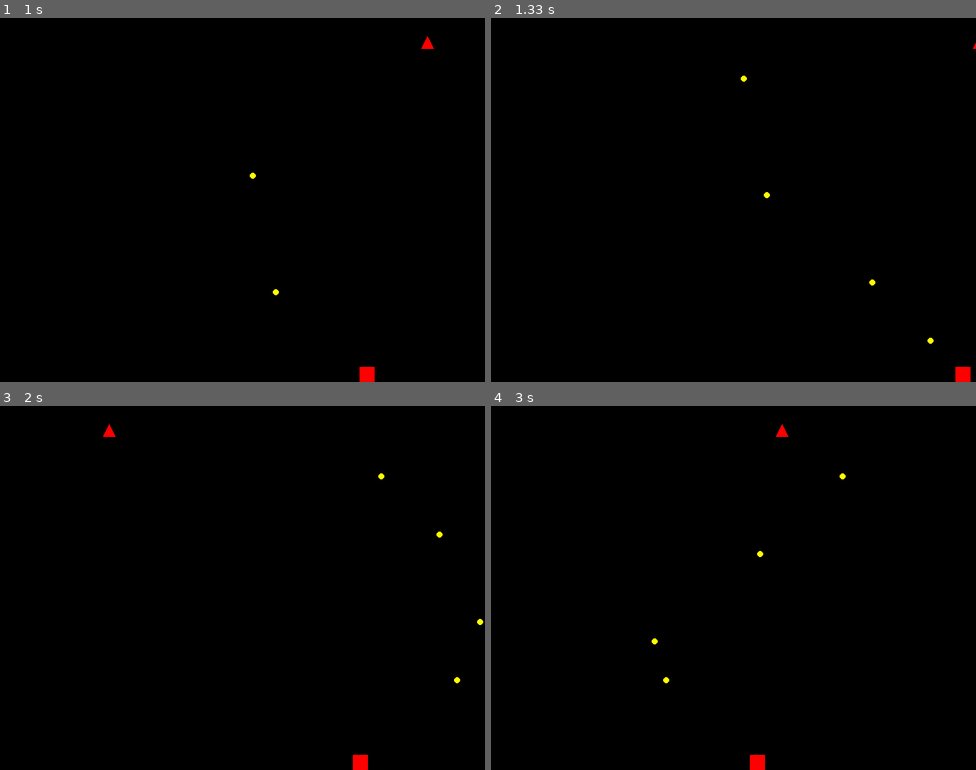
Above: before the commit, frames 1-4 (two rows, left to right).
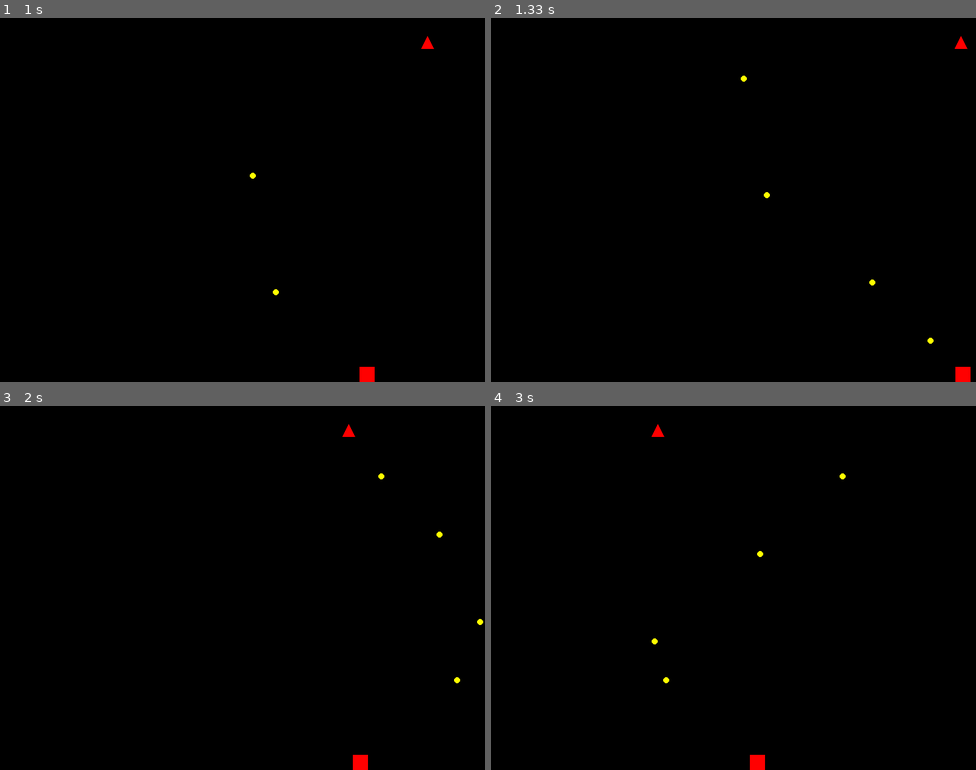
Above: after the commit, the same moments.

Repository: alderaan/Pygame-Space-Invaders
Game: pygame game, started from main.py
Same seed, same stepped clock (60 frames per second), same inputs: the game is played once before the commit and once after it.
Inputs:
- Up to frame 1 (1 s): tap Space at 0.33, 0.73 s; hold Right from 0.67 s (still down)
- Up to frame 2 (1.33 s): tap Space at 1.03, 1.23 s; release Right at 1.13 s; hold Right from 1.17 s (still down)
- Up to frame 3 (2 s): tap Space at 1.53, 1.73 s; release Right at 1.63 s; hold Left from 1.67 s (still down)
- Up to frame 4 (3 s): tap Space at 2.03, 2.3, 2.6, 2.73 s; release Left at 2.2 s; hold Left 2.23-2.63 s; hold Right from 2.67 s (still down)

Frame 1 is identical in both runs. In frame 2, less than 0.1% of the frame differs, in the area x 95-100%, y 5-9%; in frame 3, 0.1%, in the area x 21-74%, y 5-9%; in frame 4, 0.1%.

Commit message:
enemy moves left and right now

Diff:
--- a/enemy.py
+++ b/enemy.py
@@ -22,10 +22,8 @@
 
     def move(self):
         self.x += self.direction * ENEMY_SPEED
-        if self.x > SCREEN_WIDTH:
-            self.x = -self.width
-        elif self.x < -self.width:
-            self.x = SCREEN_WIDTH
+        if self.x + self.width >= SCREEN_WIDTH or self.x <= 0:
+            self.direction *= -1  # Reverse direction
 
     def draw(self, screen):
         points = [
